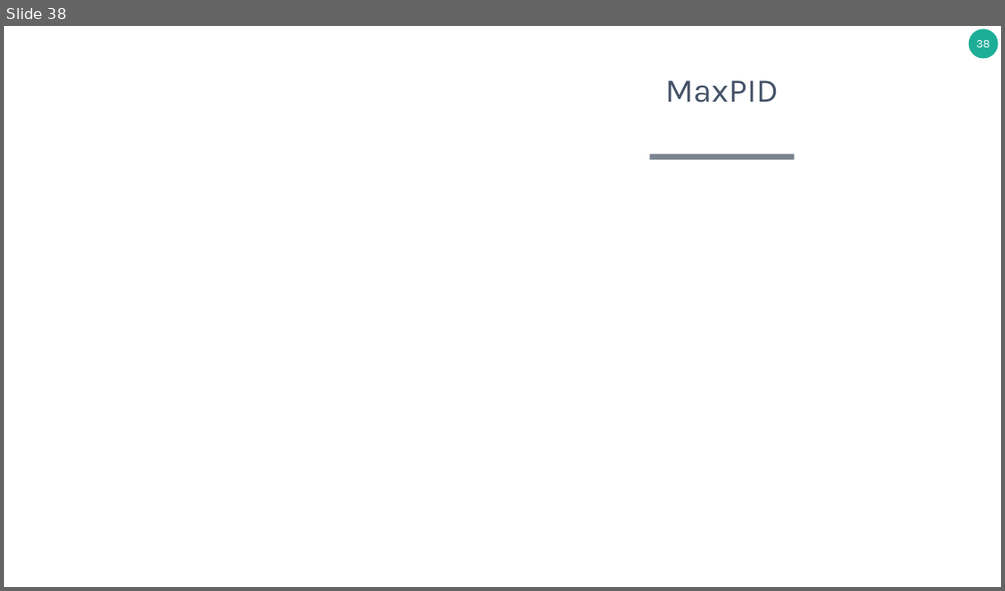
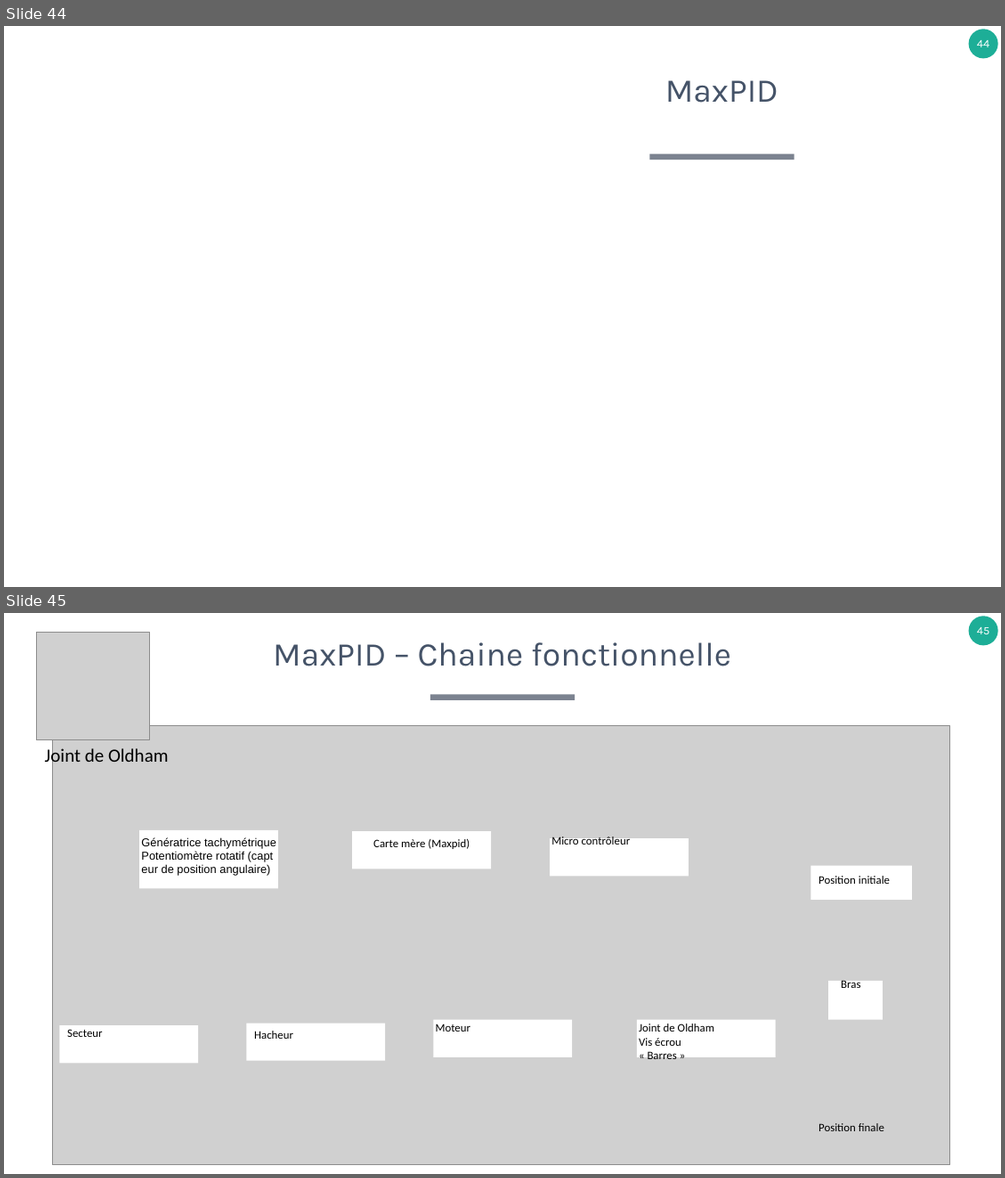
Before and after one commit to xpessoles/TP_Concours, a slide deck: B_Fiches_Protocoles/FichesSystemes.pptx. Shown one above the other, each under a label of ours: slide 38 before the commit, slides 44 and 45 after it. The pictures are 1005x591 and 1005x1178 pixels, drawn with LibreOffice and Linux fonts; fonts in the diff are those of the drawing; grey boxes stand for pictures. Boxes give left, top, right and bottom in pixels: in the first picture for what was removed or moved away, otherwise in the second. Text is boxed around its words. In the diff, an @@ line names an element or a change of style, - is before the commit and + after.

```diff
--- a/B_Fiches_Protocoles/FichesSystemes.pptx
+++ b/B_Fiches_Protocoles/FichesSystemes.pptx
@@ slide 45 added at bbox=[4, 613, 1001, 1174], background #FFFFFF; not listed: 1 template element that a slide beside it also shows @@
@@ picture added at bbox=[36, 632, 149, 740] @@
@@ title added at bbox=[273, 642, 731, 666], 32 pt, text #455368 @@
+MaxPID – Chaine fonctionnelle
@@ rectangle added at bbox=[430, 695, 574, 700], fill #7C8390 @@
@@ picture added at bbox=[53, 726, 951, 1164] @@
@@ text added at bbox=[45, 747, 169, 768], 18 pt, text #000000 @@
+Joint de Oldham
@@ rectangle added at bbox=[139, 830, 278, 888], fill #FFFFFF, 18 pt, text #FFFFFF @@
+C
@@ text added at bbox=[141, 837, 270, 876], 11 pt, text #000000 @@
+Génératrice tachymétriquePotentiomètre rotatif (capteur de position angulaire)
@@ rectangle added at bbox=[353, 831, 492, 868], fill #FFFFFF, 18 pt, text #FFFFFF @@
+C
@@ text added at bbox=[373, 838, 469, 849], 11 pt, text #000000 @@
+Carte mère (Maxpid)
@@ rectangle added at bbox=[550, 838, 689, 876], fill #FFFFFF @@
@@ text added at bbox=[551, 835, 631, 844], 11 pt, text #000000 @@
+Micro contrôleur
@@ rectangle added at bbox=[811, 866, 912, 900], fill #FFFFFF, 18 pt, text #FFFFFF @@
+C
@@ text added at bbox=[818, 876, 890, 884], 11 pt, text #000000 @@
+Position initiale
@@ rectangle added at bbox=[829, 981, 882, 1020], fill #FFFFFF @@
@@ text added at bbox=[841, 979, 860, 988], 11 pt, text #000000 @@
+Bras
@@ rectangle added at bbox=[59, 1025, 198, 1062], fill #FFFFFF @@
@@ text added at bbox=[67, 1029, 103, 1037], 11 pt, text #000000 @@
+Secteur
@@ rectangle added at bbox=[246, 1022, 386, 1060], fill #FFFFFF @@
@@ text added at bbox=[254, 1030, 293, 1038], 11 pt, text #000000 @@
+Hacheur
@@ rectangle added at bbox=[433, 1020, 573, 1057], fill #FFFFFF @@
@@ text added at bbox=[436, 1023, 471, 1031], 11 pt, text #000000 @@
+Moteur
@@ rectangle added at bbox=[637, 1020, 776, 1057], fill #FFFFFF, 18 pt, text #FFFFFF @@
+C
@@ text added at bbox=[639, 1023, 714, 1059], 11 pt, text #000000 @@
+Joint de Oldham
+Vis écrou
+« Barres »
@@ text added at bbox=[818, 1123, 884, 1131], 11 pt, text #000000 @@
+Position finale
@@ what was slide 38 is now slide 44 @@
@@ page number at bbox=[977, 40, 989, 47]: text changed @@
-38
+44
```
Also in this commit, not shown: 10 other slides added, 3 slides removed.
